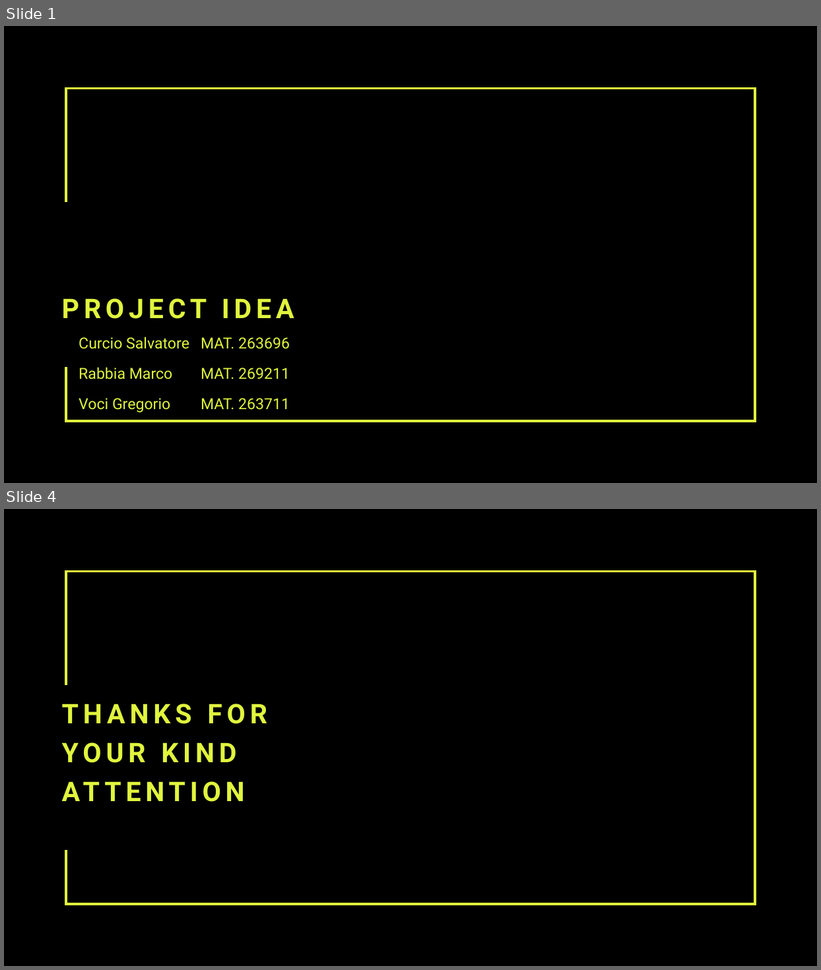
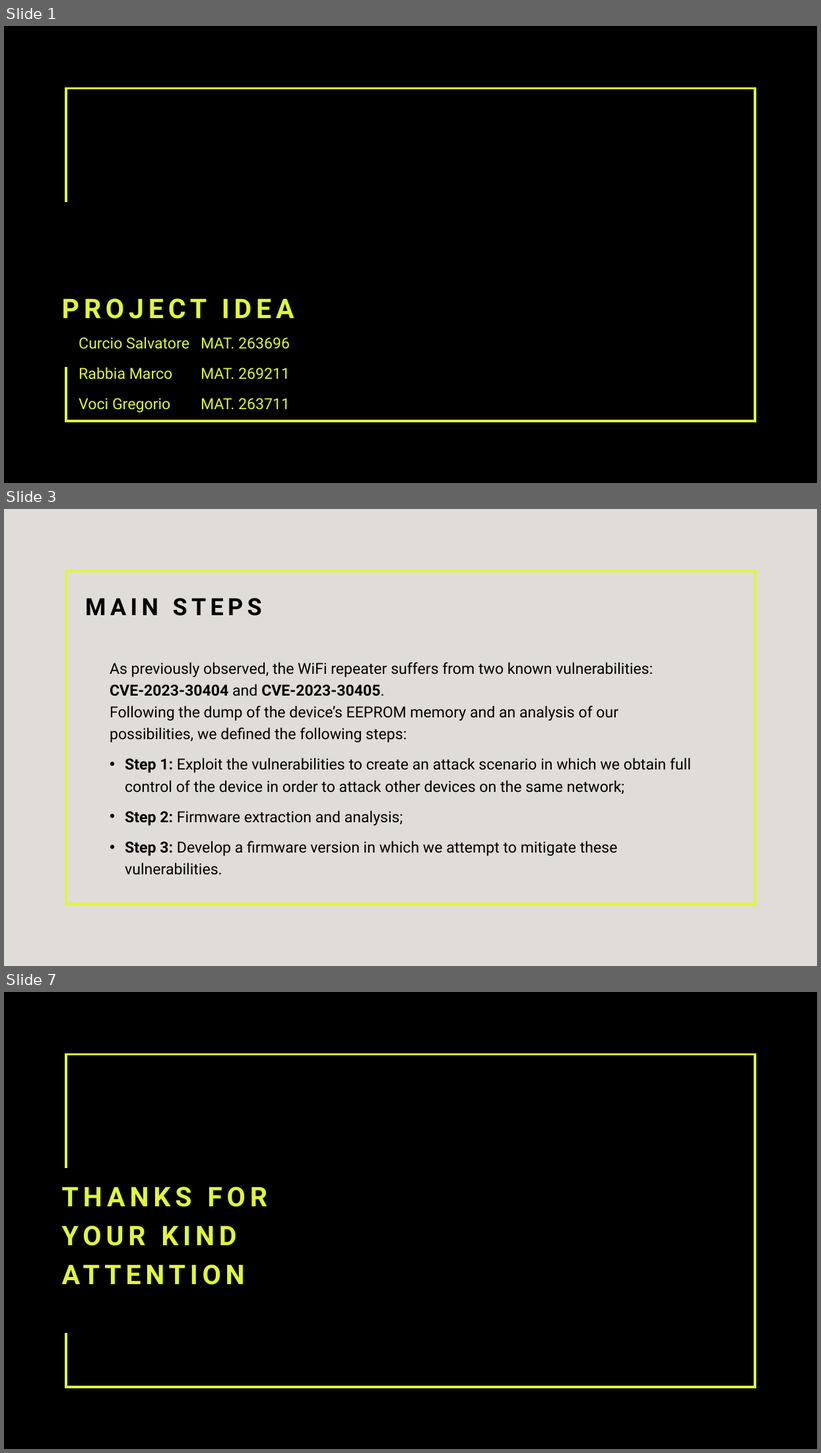
Before and after one commit to Gory-git/progetto_IoT, a slide deck: file/documents/CurcioRabbiaVociPresentation.pptx. Shown one above the other, each under a label of ours: slides 1 and 4 before the commit, slides 1, 3 and 7 after it; the slides between them are not shown. The pictures are 821x970 and 821x1453 pixels, drawn with LibreOffice and Linux fonts; fonts in the diff are those of the drawing; background and template pictures are left out; a plain dark background stands for a picture behind light text. Boxes give left, top, right and bottom in pixels: in the first picture for what was removed or moved away, otherwise in the second. Text is boxed around its words. In the diff, an @@ line names an element or a change of style, - is before the commit and + after.

```diff
--- a/file/documents/CurcioRabbiaVociPresentation.pptx
+++ b/file/documents/CurcioRabbiaVociPresentation.pptx
@@ slide 3 added at (4, 509, 817, 966), background #E0DDD8 @@
@@ rectangle added at (66, 571, 755, 904), outline #E0F53D 3 pt @@
@@ title added at (85, 598, 262, 616), 28 pt, text #000000, bold @@
+MAIN STEPS
@@ text added at (110, 662, 691, 875), 18 pt, text #000000 @@
+As previously observed, the WiFi repeater suffers from two known vulnerabilities: CVE-2023-30404 and CVE-2023-30405.
+Following the dump of the device’s EEPROM memory and an analysis of our possibilities, we defined the following steps:
+• Step 1: Exploit the vulnerabilities to create an attack scenario in which we obtain full control of the device in order to attack other devices on the same network;
+• Step 2: Firmware extraction and analysis;
+• Step 3: Develop a firmware version in which we attempt to mitigate these vulnerabilities.
@@ what was slide 4 is now slide 7 @@
```
Also in this commit, not shown: 4 other slides added, 2 slides removed, 16 other files.
